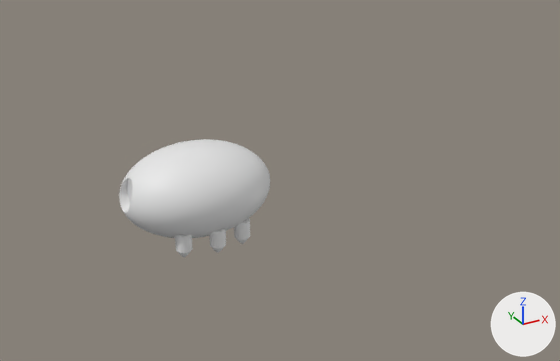
One commit to the Blender file 未命名.blend: the scene before it, then after it.
Camera for both pictures: a 50 mm camera at (-6.62, -16.3, 7.87) aimed at (1.8, -0.99, 0.22). Every picture has the same lights, and +X, +Y and +Z are marked at lower right.

In view in the first picture: '球体'.
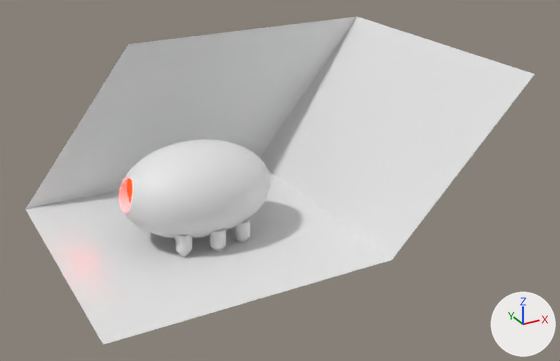
What differs and where, as boxes [x1, y1, x2, y2] in the pictures (560 x 361 px):
'平面', added
    after: [26, 17, 534, 345]
part 1 of me_球体, cut back
    before: [123, 177, 134, 214]
    after: [119, 177, 135, 215]

Diff of the bpy script that builds the scene:
```diff
--- a/未命名.blend.py
+++ b/未命名.blend.py
@@ mat_材质 @@
+mat_材质 = principled_material('材质')
+mat_材质.base_color = (0.8, 0.8, 0.8)  # white #e7e7e7
@@ mat_材质_001 @@
+mat_材质_001 = principled_material('材质.001')
+mat_材质_001.base_color = (0.8, 0.00794, 0.0)  # red #e71600
+mat_材质_001.metallic = 0.242
+mat_材质_001.emission_color = (1.0, 0.00373, 0.0)  # red #ff0c00
+mat_材质_001.emission_strength = 21.5
@@ me_球体 @@
 # used by ob_球体; location = (0.0, 0.0, 0.01); scale = (1.93, 1.43, 1.14)
-me_球体.from_pydata(...)  # 17610 vertices, 17608 faces; spans x -0.99..0.99, y -0.99..0.99, z -1.0..1.0
+me_球体.from_pydata(...)  # 17462 vertices, 17389 faces; spans x -0.98..0.99, y -0.99..0.99, z -1.0..1.0
+# me_球体 part 1: 286 vertices removed from x -0.99..-0.87, y -0.26..0.26, z -0.15..0.47; 138 vertices added at x -0.98..-0.85, y -0.27..0.27, z -0.18..0.51
+me_球体.materials.append(mat_材质)  # white #e7e7e7
+me_球体.materials.append(mat_材质_001)  # red #e71600
@@ me_平面 @@
+me_平面.from_pydata([(-1.0, -1.0, 0.0), (1.0, -1.0, 0.0), (-1.0, 1.0, 0.0), (1.0, 1.0, 0.0), (1.84, -1.26, 1.25), (-0.16, 0.74, 1.25), (1.84, 0.74, 1.25)], [], [(0, 1, 3, 2), (2, 3, 6, 5), (3, 1, 4, 6)])
@@ ob_球体 @@
 ob_球体.scale = (1.93, 1.43, 1.14)
-_m = ob_球体.modifiers.new('布尔', 'BOOLEAN')
-_m.object = ob_柱体_008
@@ ob_平面 @@
+ob_平面 = bpy.data.objects.new('平面', me_平面)
+ob_平面.location = (-0.05, 0.01, -1.22)
+ob_平面.scale = (3.49, 3.49, 3.49)
```
